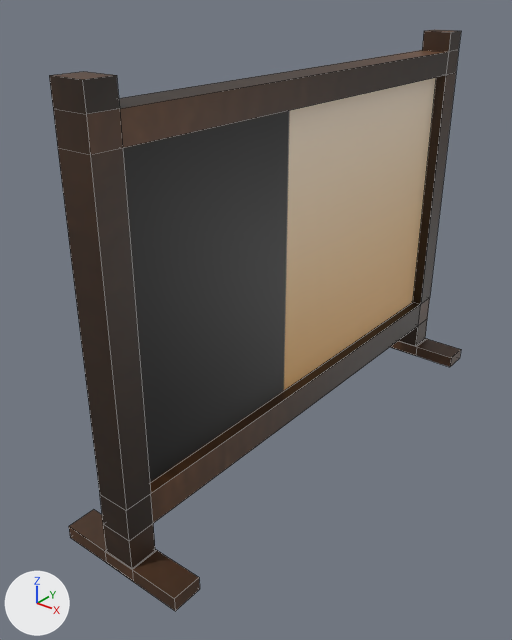
The FBX model Assets/Model/Enemy/Environment/snake.fbx as it was, and as the next commit left it.
Rendered twice from a 50 mm camera at (2.78, -4.09, 3.42) aimed at (-0.18, -0.38, 1.12). The lights are fixed; the arrows at lower left show +X, +Y and +Z. The picture after the commit comes second. Mesh edges are drawn as thin lines. Where no turn or scale is listed for an object, it has been applied to the vertices.

The older version as bpy lines, for what is in view:
```python
me_cube_011 = bpy.data.meshes.new('Cube.011')
me_cube_011.from_pydata(...)  # 96 vertices, 85 faces; spans x -0.5..0.5, y -2.0..2.0, z 0.0..3.0
me_cube_011.materials.append(mat_material_001)  # picture img_text_png
ob_snake = bpy.data.objects.new('snake', me_cube_011)
ob_snake.location = (0.0, 0.0, 0.0)
```
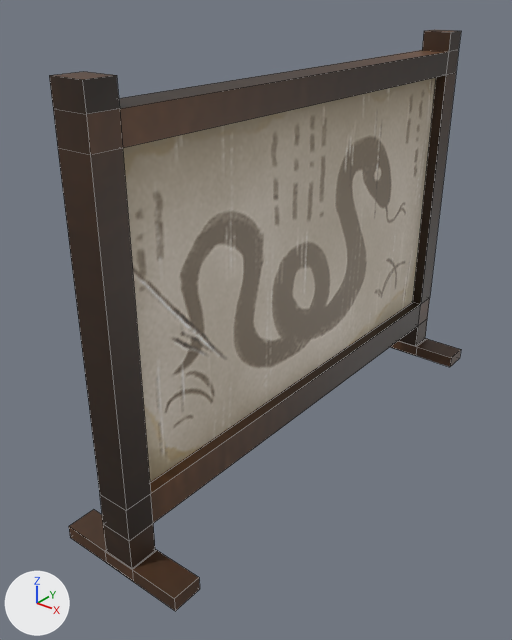
The change, as JSON lines over the scene's bpy script:
```json
{"op": "add", "block": "img_text_2_png", "code": ["img_text_2_png = load_image('Text 2.png', '../../Texture/Text 2.png', 512, 512, 'sRGB')"]}
{"op": "add", "block": "mat_material_002", "code": ["mat_material_002 = principled_material('Material.002')", "mat_material_002.texture = img_text_2_png"]}
{"block": "me_cube_011", "where": "me_cube_011.from_pydata(...)  # 96 vertices, 85 faces; spans x -0.5..0.5, y -2.0..2.0, z 0.0..3.0"}
{"block": "me_cube_011", "where": "# used by ob_snake; location = (0.0, 0.0, 0.0)"}
{"block": "me_cube_011", "change": "me_cube_011 part 1: 4 of the faces centred in x -0.04..0.04, y -1.79..1.79, z 1.61 switch from mat_material_001 (picture img_text_png) to mat_material_002 (picture img_text_2_png)"}
{"block": "me_cube_011", "change": "me_cube_011 part 2: texture (UV) coordinates of 4 of 85 faces, centred in x -0.04..0.04, y -1.79..1.79, z 1.61, changed; they spanned u 0.2..0.52, v 0.42..0.61 and now span u 0.2..0.71, v 0.69..1.0"}
```

Boxes (x1, y1, x2, y2) around the edits, measured in the pictures (512 x 640 px):
```json
{"object": "snake", "change": "recoloured, surface changed", "before": [120, 75, 445, 485], "after": [120, 75, 445, 485]}
{"part": 1, "of": "me_cube_011", "change": "recoloured", "before": [123, 78, 436, 482], "after": [123, 78, 436, 482]}
{"part": 2, "of": "me_cube_011", "change": "surface changed", "before": [123, 78, 436, 482], "after": [123, 78, 436, 482]}
```
